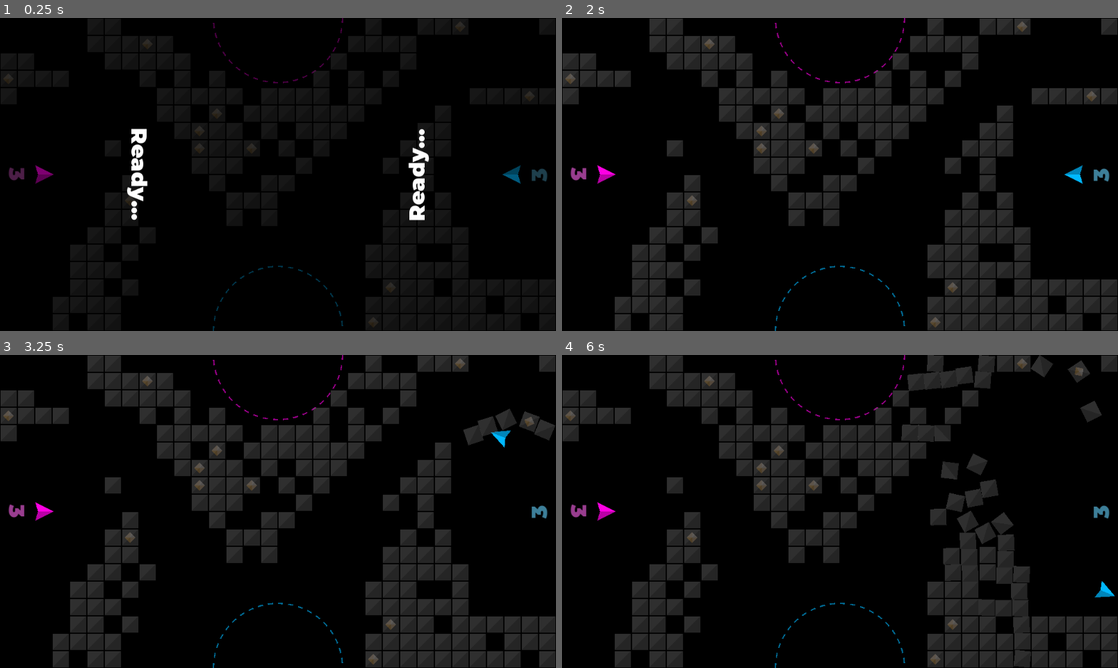
Above: before the commit, frames 1-4 (two rows, left to right).
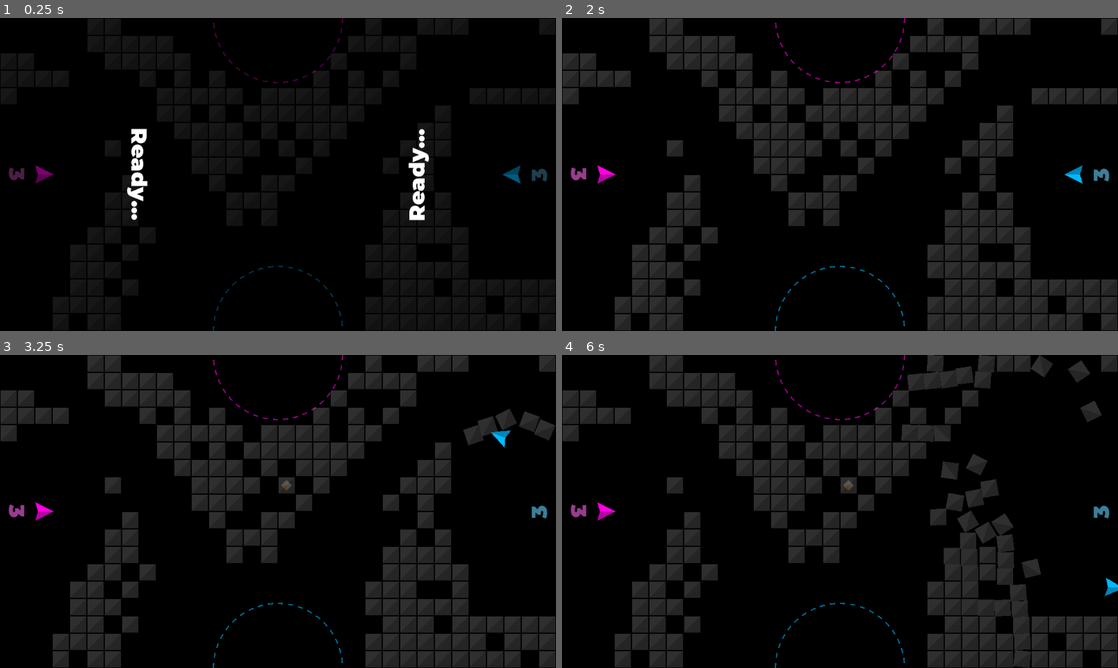
Above: after the commit, the same moments.

Repository: outrightmental/Blockbusters
Game: Godot game, scene res://scenes/play_game.tscn
Two runs of this game, one before a commit and one after it. Both use one fixed random seed, a clock stepped at 60 frames per second and the inputs below. This scene is started directly instead of the project's main scene.
Inputs:
- Up to frame 1 (0.25 s): no input
- Up to frame 2 (2 s): tap Enter (ui_accept) at 0.5, 0.77, 1.25, 1.52 s; hold Right (ui_right) 0.53-1.28 s; hold Down (ui_down) from 1.28 s (still down)
- Up to frame 3 (3.25 s): release Down (ui_down) at 2.03 s; hold Right (ui_right) 2.03-2.78 s; hold Up (ui_up) from 2.78 s (still down); tap Enter (ui_accept) at 3.02 s
- Up to frame 4 (6 s): release Up (ui_up) at 3.53 s; hold Left (ui_left) 3.53-5.03 s; tap Enter (ui_accept) at 3.77, 4.52 s; hold Down (ui_down) 5.03-5.78 s; hold Right (ui_right) from 5.78 s (still down)

The runs differ from the first frame. In frame 2, 0.4% of the frame differs, in the area x 0-97%, y 1-99%; in frame 3, 0.4%; in frame 4, 1.0%, in the area x 0-100%, y 1-100%.

Commit message:
Spawn (#58)
- Gems appear in blocks at random period of time
- Don't spawn more than max gems allowed on board at a time
- Draw only possible if there are no blocks left on the board

Closes #54

Diff:
--- a/global/game.gd
+++ b/global/game.gd
@@ -1,7 +1,7 @@
 extends Node
 
 # All available signals -- use these constants to reference them to avoid typos
-signal reset_game(initial_gems_in_blocks: int)
+signal reset_game()
 signal score_updated(score: Dictionary)
 signal player_did_launch_projectile(player_num: int)
 signal player_did_collect_gem(player_num: int)
@@ -9,6 +9,10 @@
 signal gem_count_updated
 signal projectile_count_updated
 signal player_ready_updated
+signal spawned_gem
+# Group names
+const BLOCK_GROUP: StringName = "BlockGroup"
+const GEM_GROUP: StringName = "GemGroup"
 
 # Keeping track of the score
 @onready var score: Dictionary = {
@@ -22,6 +26,7 @@
 @onready var gems_collected: int = 0
 # Keeping track of the projectile count
 @onready var projectiles_in_play: int = 0
+
 
 # Check if the player can launch a projectile
 func player_can_launch_projectile(player_num: int) -> bool:
@@ -39,11 +44,13 @@
 	player_did_harm.connect(_on_player_harm)
 	gem_count_updated.connect(_on_gem_count_updated)
 	projectile_count_updated.connect(_on_projectile_count_updated)
+	player_ready_updated.connect(_on_player_ready_updated)
+	spawned_gem.connect(_on_spawned_gem)
 
 
-func _do_reset_game(initial_gems_in_blocks: int) -> void:
+func _do_reset_game() -> void:
 	gems_free = 0
-	gems_in_blocks = initial_gems_in_blocks
+	gems_in_blocks = 0
 	gems_collected = 0
 	gem_count_updated.emit()
 	score[1] = Config.PLAYER_INITIAL_SCORE
@@ -76,3 +83,14 @@
 
 func _on_projectile_count_updated() -> void:
 	print ("[PROJECTILES] in play: ", projectiles_in_play)
+
+
+func _on_player_ready_updated() -> void:
+	pass
+
+
+func _on_spawned_gem() -> void:
+	print("[GAME] Spawning gem in block")
+	gems_in_blocks += 1
+	gems_free += 1
+	gem_count_updated.emit()
--- a/models/block/block.gd
+++ b/models/block/block.gd
@@ -21,13 +21,13 @@
 # Called when the node enters the scene tree for the first time.
 func _ready() -> void:
 	set_linear_damp(LINEAR_DAMP)
-	if has_gem:
-		_add_gem()
+	add_to_group(Game.BLOCK_GROUP)
 	pass
 
 
 # Adds a gem inside this block
-func _add_gem() -> void:
+func add_gem() -> void:
+	$ParticleEmitter.emitting = true
 	gem = gem_scene.instantiate()
 	gem.position = Vector2(0, 0)
 	gem.add_collision_exception_with(self)
--- a/models/block/block.tscn
+++ b/models/block/block.tscn
@@ -1,6 +1,7 @@
-[gd_scene load_steps=3 format=3 uid="uid://bjiivayicu2qj"]
+[gd_scene load_steps=4 format=3 uid="uid://bjiivayicu2qj"]
 
 [ext_resource type="Script" uid="uid://2es8up3haar4" path="res://models/block/block.gd" id="1_okoc5"]
+[ext_resource type="PackedScene" uid="uid://dur1xvqlvin4x" path="res://models/block/block_quart_shatter.tscn" id="2_jakod"]
 
 [sub_resource type="RectangleShape2D" id="RectangleShape2D_af4ln"]
 size = Vector2(30, 30)
@@ -8,6 +9,14 @@
 [node name="Block" type="RigidBody2D"]
 gravity_scale = 0.0
 script = ExtResource("1_okoc5")
+
+[node name="ParticleEmitter" parent="." instance=ExtResource("2_jakod")]
+z_index = 100
+amount = 25
+initial_velocity_max = 25.0
+scale_amount_max = 10.0
+color = Color(1, 0.717667, 0.23, 1)
+script = null
 
 [node name="CollisionShape2D" type="CollisionShape2D" parent="."]
 visible = false
--- a/models/gem/gem.gd
+++ b/models/gem/gem.gd
@@ -7,6 +7,7 @@
 
 # Called when the node enters the scene tree for the first time.
 func _ready() -> void:
+	add_to_group(Game.GEM_GROUP)
 	pass
 
 
--- a/scenes/play_game.gd
+++ b/scenes/play_game.gd
@@ -1,9 +1,8 @@
 extends Node2D
 
-# Enum for whether a grid square is empty, block, or gem
+# Enum for whether a grid square is empty or block
 enum GridType {
 	BLOCK,
-	GEM,
 }
 # Enum for whether Player 1 wins, Player 2 wins, or a draw
 enum GameResult {
@@ -23,25 +22,26 @@
 const BLOCK_ATTEMPT_MAX: int          = 1_000_000 # max attempts to place a block
 const BLOCK_COUNT_RATIO: float        = 0.3 # ratio of the grid that is filled with blocks
 const BLOCK_SIZE: int                 = 32
-const GEM_COUNT_RATIO: float          = 0.02 # ratio of the grid that is filled with gems
+const GEM_SPAWN_INITIAL_MSEC: int     = 1000 # initial delay before spawning the first gem
+const GEM_SPAWN_EVERY_MSEC: int       = 5000 # delay between spawning gems
+const GEM_MAX_COUNT: int              = 5
 const GAME_START_COUNTER_DELAY: float = 1.0
 const GAME_DRAW_MODAL_DELAY: float    = 1.0 # in a draw situation, wait before showing the game over modal
 const GAME_OVER_DELAY: float          = 2.5
 const GAME_CHECK_OVER_DELAY: float    = 0.3 # tiny delay before checking game over state, to allow projectiles to finish
 const MODAL_NEUTRAL_TEXT_COLOR: Color = Color(1, 1, 1, 1)
-const INITIAL_GEMS_IN_BLOCKS: int     = floori(GRID_COUNT_MAX * GEM_COUNT_RATIO)
 const GRID_MESH_THRESHOLD: float      = 0.62
 # Preloaded Scenes
-const ship_scene: PackedScene = preload('res://models/player/ship.tscn')
-const home_scene: PackedScene = preload('res://models/player/home.tscn')
+const ship_scene: PackedScene  = preload('res://models/player/ship.tscn')
+const home_scene: PackedScene  = preload('res://models/player/home.tscn')
 const score_scene: PackedScene = preload('res://models/player/score.tscn')
 const block_scene: PackedScene = preload('res://models/block/block.tscn')
 # Variables
-var grid: Dictionary           = {}
-var mesh: Dictionary           = {}
-var block_count: int           = 0
-var gem_count: int             = 0
-var started_at_ticks_msec: int = 0
+var grid: Dictionary            = {}
+var mesh: Dictionary            = {}
+var block_count: int            = 0
+var started_at_ticks_msec: int  = 0
+var spawn_next_gem_at_msec: int = 0
 # Signal that never happens, in case the tree is unloaded
 signal never
 
@@ -49,13 +49,15 @@
 # Called when the node enters the scene tree for the first time.
 func _ready() -> void:
 	started_at_ticks_msec = Time.get_ticks_msec()
+	spawn_next_gem_at_msec = started_at_ticks_msec + GEM_SPAWN_INITIAL_MSEC
 	# Create the board before resetting the game (so that scores update on the board)
 	_create_board()
 	# Reset the game
-	Game.reset_game.emit(INITIAL_GEMS_IN_BLOCKS)
+	Game.reset_game.emit()
 	# Connect the game over signals after resetting the game
 	Game.score_updated.connect(_check_for_game_over)
 	Game.gem_count_updated.connect(_check_for_game_over)
+	Game.gem_count_updated.connect(_reset_gem_spawn_time)
 	Game.projectile_count_updated.connect(_check_for_game_over)
 	# Countdown and then start the game
 	_show_modal("Ready...", MODAL_NEUTRAL_TEXT_COLOR)
@@ -68,6 +70,9 @@
 
 # Called every frame. 'delta' is the elapsed time since the previous frame.
 func _process(_delta: float) -> void:
+	# Check if it's time to spawn a gem
+	if Time.get_ticks_msec() >= spawn_next_gem_at_msec:
+		_spawn_gem()
 	pass
 
 
@@ -125,7 +130,7 @@
 
 	var total_gems_available            = Game.gems_in_blocks + Game.gems_free
 	var min_points_required_for_victory = min(Config.PLAYER_VICTORY_SCORE - Game.score[1], Config.PLAYER_VICTORY_SCORE - Game.score[2])
-	if total_gems_available * Config.PLAYER_COLLECT_GEM_VALUE < min_points_required_for_victory:
+	if block_count == 0 and total_gems_available * Config.PLAYER_COLLECT_GEM_VALUE < min_points_required_for_victory:
 		_game_over(GameResult.DRAW)
 
 	# the rest of these conditions test whether either player can win based on their ability to launch projectiles or
@@ -137,6 +142,11 @@
 	if Game.gems_free * Config.PLAYER_COLLECT_GEM_VALUE >= min_points_required_for_victory:
 		return
 	_game_over(GameResult.DRAW)
+
+
+# Reset the gem spawn time
+func _reset_gem_spawn_time() -> void:
+	spawn_next_gem_at_msec = Time.get_ticks_msec() + GEM_SPAWN_EVERY_MSEC
 
 
 # Create the board with blocks and gems, and spawn player homes, ships, and scores
@@ -174,16 +184,12 @@
 			continue
 		if _is_clear_of_all(HOME_CLEARANCE_RADIUS, _grid_position(x, y), home_positions):
 			block_count += 1
-			if gem_count < INITIAL_GEMS_IN_BLOCKS:
-				grid[x][y] = GridType.GEM
-				gem_count += 1
-			else:
-				grid[x][y] = GridType.BLOCK
+			grid[x][y] = GridType.BLOCK
 
 	for x in range(GRID_COLS):
 		for y in range(GRID_ROWS):
 			if grid.has(x) and grid[x].has(y):
-				_spawn_block(_grid_position(x, y), grid[x][y] == GridType.GEM)
+				_spawn_block(_grid_position(x, y))
 
 
 func _is_clear_of_all(distance: int, source: Vector2, targets: Array[Vector2]) -> bool:
@@ -234,12 +240,26 @@
 	return score
 
 
-func _spawn_block(start_position: Vector2, has_gem: bool) -> Node:
+func _spawn_block(start_position: Vector2) -> Node:
 	var block: Block = block_scene.instantiate()
 	block.position = start_position
-	block.has_gem = has_gem
 	self.add_child(block)
 	return block
+
+
+func _spawn_gem() -> void:
+	if get_tree().get_node_count_in_group(Game.GEM_GROUP) >= GEM_MAX_COUNT:
+		return
+	spawn_next_gem_at_msec = Time.get_ticks_msec() + GEM_SPAWN_EVERY_MSEC
+	var blocks: Array[Node] = get_tree().get_nodes_in_group(Game.BLOCK_GROUP)
+	if blocks.size() > 0:
+		# Randomly select a block to spawn a gem in
+		var random_block: Node = blocks[randi() % blocks.size()]
+		if random_block is Block and random_block.has_gem == false:
+			random_block.add_gem()
+			Game.spawned_gem.emit()
+	else:
+		print("No blocks found to spawn a gem in!")
 
 
 # Goto a scene, guarding against the condition that the tree has been unloaded since the calling thread arrived here
